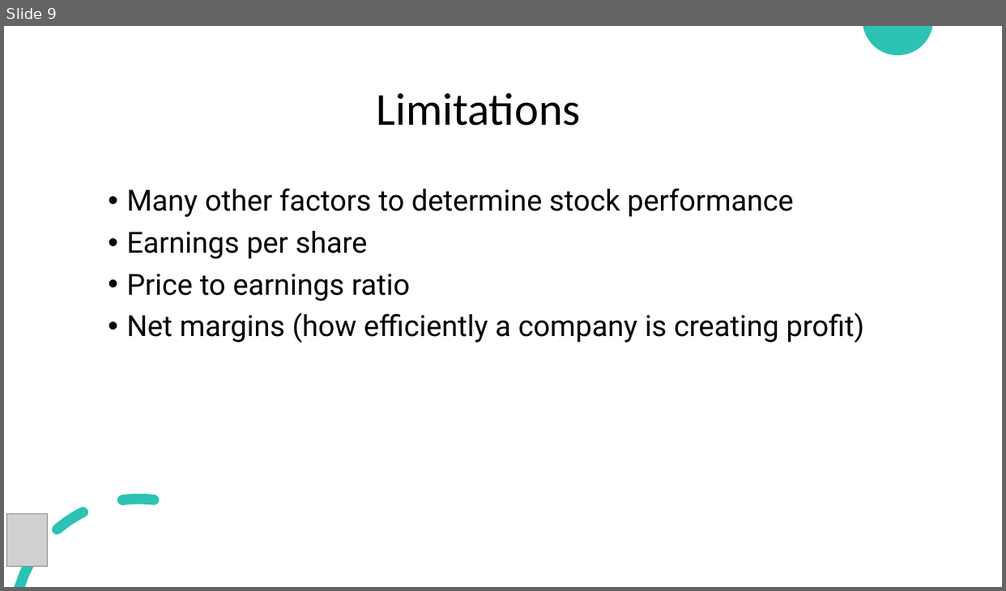
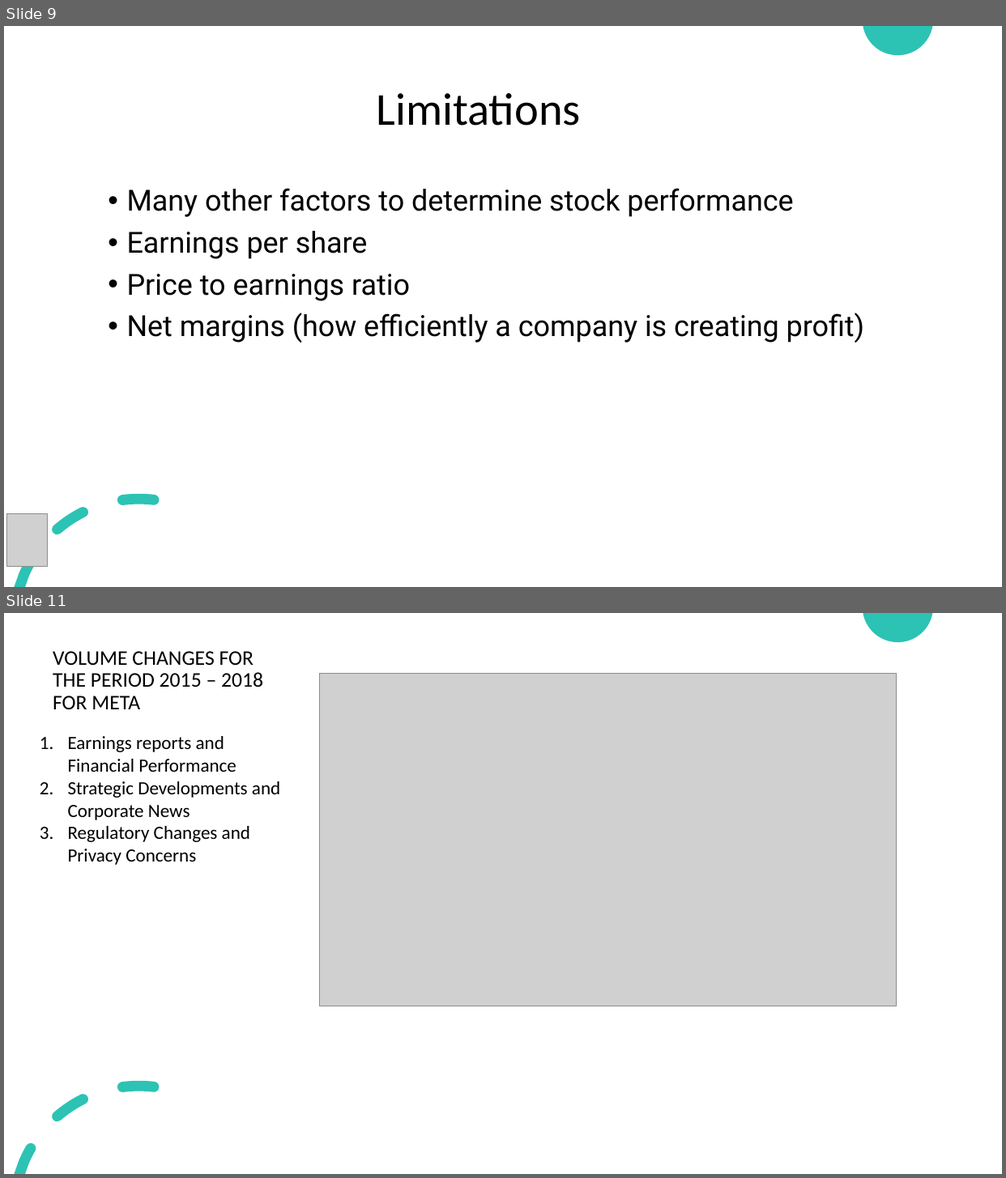
Before and after one commit to bill-leang/stock_price_visualization, a slide deck: slidedecks/Project3_Group1_Combined_SlideDeck.pptx. Shown one above the other, each under a label of ours: slide 9 before the commit, slides 9 and 11 after it; the slides between them are not shown. The pictures are 1006x591 and 1006x1178 pixels, drawn with LibreOffice and Linux fonts; fonts in the diff are those of the drawing; grey boxes stand for pictures. Boxes give left, top, right and bottom in pixels: in the first picture for what was removed or moved away, otherwise in the second. Text is boxed around its words. In the diff, an @@ line names an element or a change of style, - is before the commit and + after.

```diff
--- a/slidedecks/Project3_Group1_Combined_SlideDeck.pptx
+++ b/slidedecks/Project3_Group1_Combined_SlideDeck.pptx
@@ slide 11 added at (4,613,1002,1174), background #FFFFFF; not listed: 2 template elements that a slide beside it also shows @@
@@ text added at (53,651,263,709), 20 pt, text #000000 @@
+VOLUME CHANGES FOR THE PERIOD 2015 – 2018 FOR META
@@ picture added at (319,674,897,1006) @@
@@ text added at (68,736,280,865), 18 pt, text #000000 @@
+1. Earnings reports and Financial Performance
+2. Strategic Developments and Corporate News
+3. Regulatory Changes and Privacy Concerns
```
Also in this commit, not shown: 2 slides changed, 4 other slides added.
